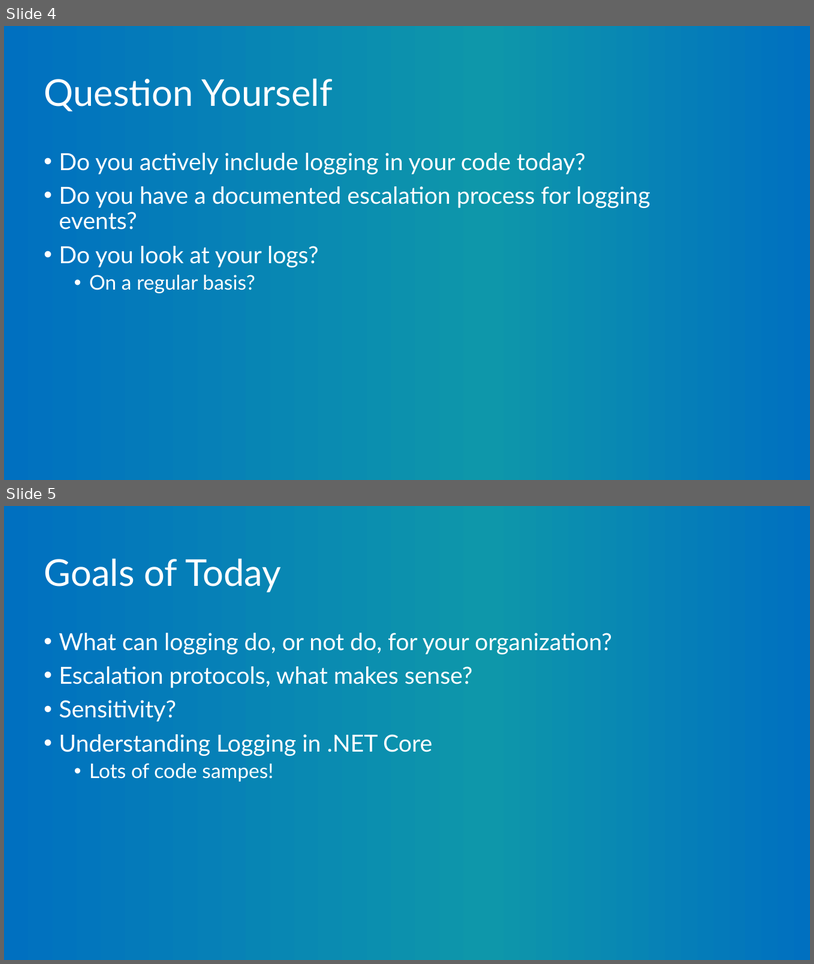
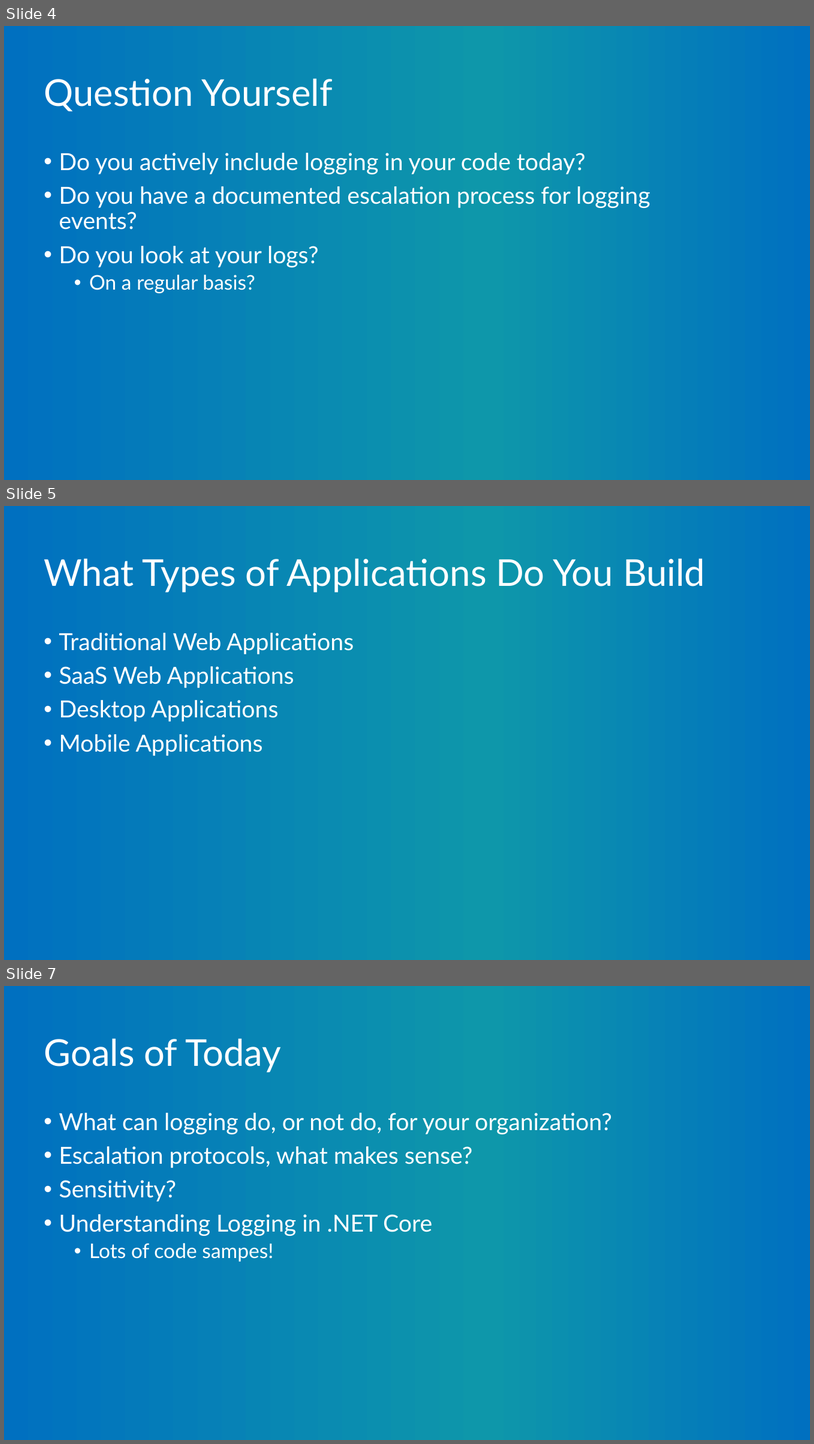
Before and after one commit to mitchelsellers/dotnetcoreloggingdemo, a slide deck: Presentation/But It Was Logged.pptx. Shown one above the other, each under a label of ours: slides 4 and 5 before the commit, slides 4, 5 and 7 after it; the slides between them are not shown. The pictures are 814x964 and 814x1444 pixels, drawn with LibreOffice and Linux fonts; fonts in the diff are those of the drawing; background and template pictures are left out. Boxes give left, top, right and bottom in pixels: in the first picture for what was removed or moved away, otherwise in the second. Text is boxed around its words. In the diff, an @@ line names an element or a change of style, - is before the commit and + after.

```diff
--- a/Presentation/But It Was Logged.pptx
+++ b/Presentation/But It Was Logged.pptx
@@ slide 5 added at (4,506,810,960), background gradient #0070C0 to #0E97AA @@
@@ title added at (44,558,705,592), 44 pt, text #FFFFFF @@
+What Types of Applications Do You Build
@@ text added at (59,633,354,756), 28 pt, text #FFFFFF @@
+• Traditional Web Applications
+• SaaS Web Applications
+• Desktop Applications
+• Mobile Applications
@@ what was slide 5 is now slide 7 @@
```
Also in this commit, not shown: 2 other slides added, 1 other file.
